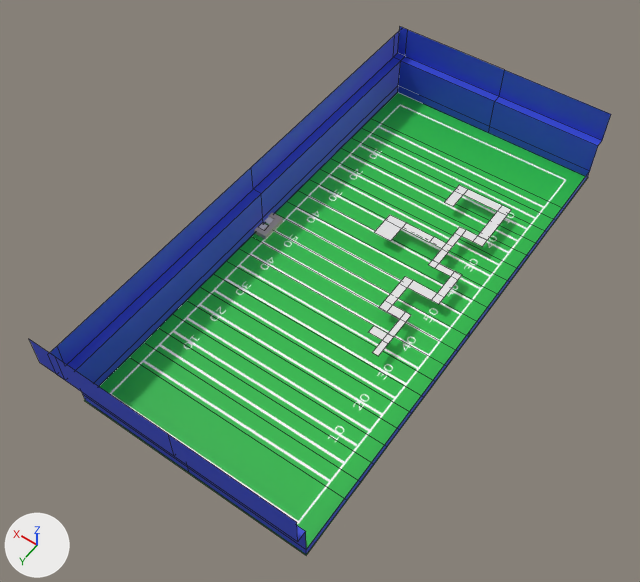
Two versions of the Blender file files/maze.blend, one commit apart.
Rendered twice from a camera (50 mm lens) standing at (-56.1, 92.1, 133.4) and looking at (3.5, 8.7, 2.3). Arrows for +X, +Y and +Z are at lower left; the lights stay in place. Mesh edges are drawn as thin lines on the coarser meshes.
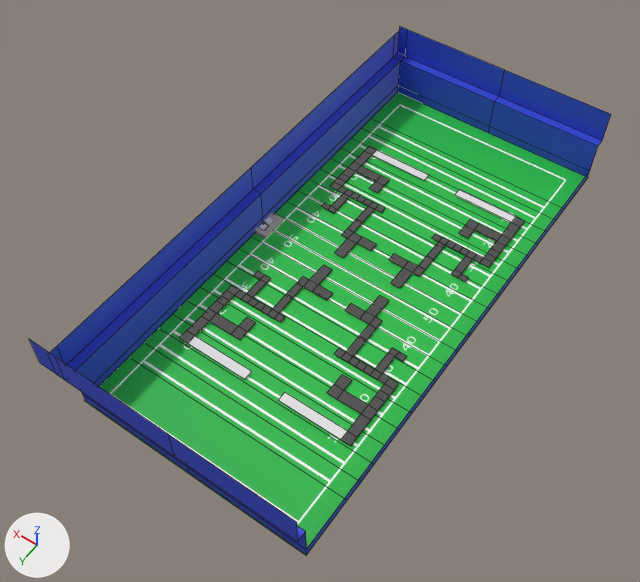
Edits to the bpy script that builds the scene:
```text
Add me_plane_maze_001:
    me_plane_maze_001.from_pydata(...)  # 122 vertices, 116 faces; spans x 2.1..18.9, y -31.3..-1.8, z 0.5
Change ob_plane_001:
    add ob_plane_001.hide_set(True)  # its collection is switched off
Change ob_plane_002:
    add ob_plane_002.hide_set(True)  # its collection is switched off
Change ob_plane_003:
    add ob_plane_003.hide_set(True)  # its collection is switched off
Change ob_plane_004:
    add ob_plane_004.hide_set(True)  # its collection is switched off
Change ob_plane_005:
    add ob_plane_005.hide_set(True)  # its collection is switched off
Change ob_plane_006:
    add ob_plane_006.hide_set(True)  # its collection is switched off
Change ob_plane_007:
    add ob_plane_007.hide_set(True)  # its collection is switched off
Change ob_plane_008:
    add ob_plane_008.hide_set(True)  # its collection is switched off
Change ob_plane_009:
    add ob_plane_009.hide_set(True)  # its collection is switched off
Change ob_plane_010:
    add ob_plane_010.hide_set(True)  # its collection is switched off
Change ob_plane_011:
    add ob_plane_011.hide_set(True)  # its collection is switched off
Change ob_plane_012:
    add ob_plane_012.hide_set(True)  # its collection is switched off
Change ob_plane_013:
    add ob_plane_013.hide_set(True)  # its collection is switched off
Change ob_plane_014:
    add ob_plane_014.hide_set(True)  # its collection is switched off
Add ob_plane_016:
    ob_plane_016 = bpy.data.objects.new('Plane.016', me_plane_maze_001)
    ob_plane_016.location = (0.0, 0.0, 0.0)
    _m = ob_plane_016.modifiers.new('Mirror', 'MIRROR')
    _m.use_axis = (True, True, False)
```

Changed parts and their boxes (x1, y1, x2, y2) in the pictures (640 x 582 px):
'Plane.016', added: after (180, 146, 524, 446)
'Plane.009', hidden: before (386, 215, 446, 249)
'Plane.012', hidden: before (478, 206, 511, 240)
'Plane.001', hidden: before (372, 312, 411, 356)
'Plane.013', hidden: before (454, 185, 502, 211)
'Plane.005', hidden: before (407, 281, 444, 304)
'Plane.008', hidden: before (433, 227, 466, 263)
'Plane.010', hidden: before (375, 220, 402, 241)
'Plane.004', hidden: before (385, 276, 413, 305)
'Plane.006', hidden: before (438, 272, 462, 297)
'Plane.003', hidden: before (379, 301, 405, 319)
'Plane.011', hidden: before (462, 230, 487, 246)
'Plane.007', hidden: before (429, 260, 455, 276)
'Plane.014', hidden: before (445, 191, 463, 206)
'Plane.002', hidden: before (369, 326, 387, 340)
